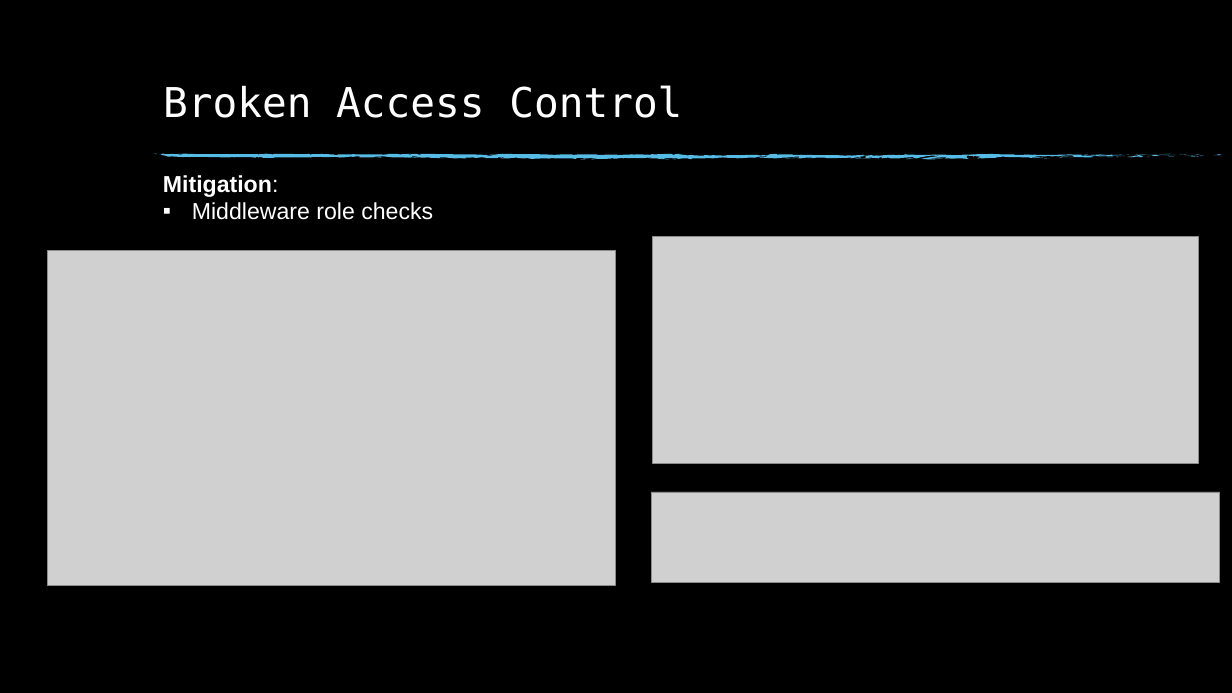
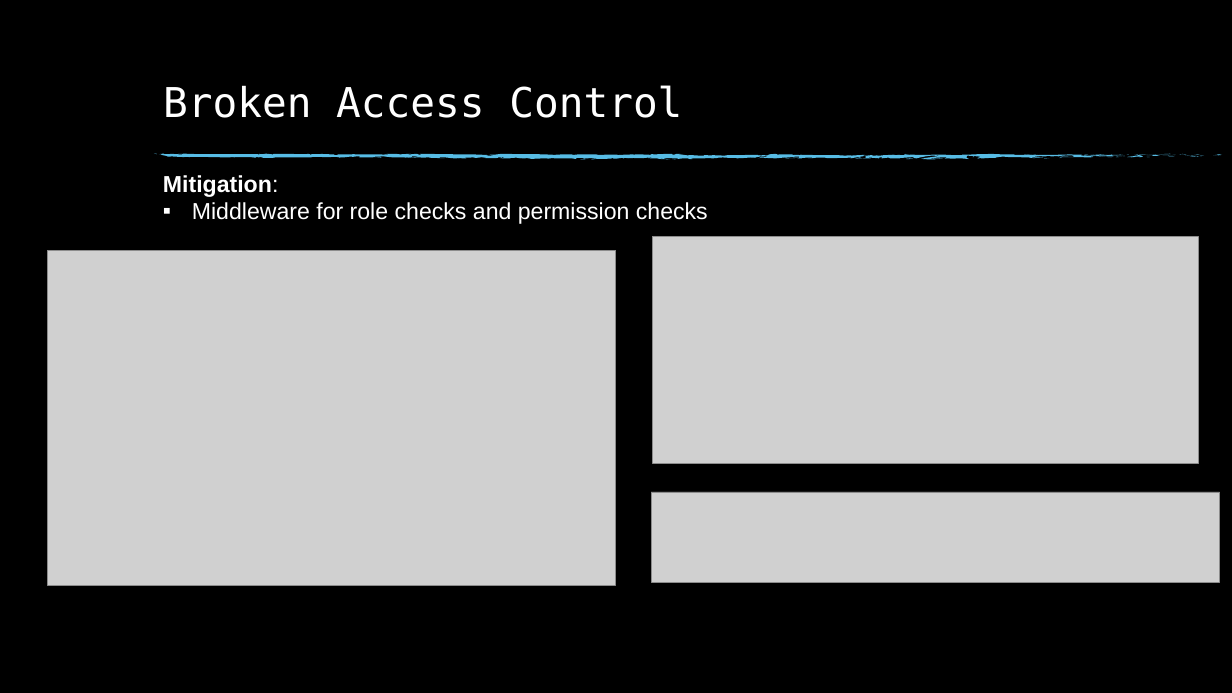
Before and after one commit to DOodle25/Security-Guideline, a slide deck: slide 4 of Securing a WebApp.pptx. Drawn at 1232x693 pixels with LibreOffice and Linux fonts; fonts in the diff are those of the drawing; grey boxes stand for pictures; background and template pictures are left out. Boxes give left, top, right and bottom in pixels: in the first picture for what was removed or moved away, otherwise in the second. Text is boxed around its words. In the diff, an @@ line names an element or a change of style, - is before the commit and + after.

```diff
--- a/Securing a WebApp.pptx
+++ b/Securing a WebApp.pptx
@@ text at [192,202,708,224]: text changed @@
-▪ Middleware role checks
+▪ Middleware for role checks and permission checks
```
Also in this commit, not shown: 4 other slides changed, 5 slides added, 8 slides removed.
